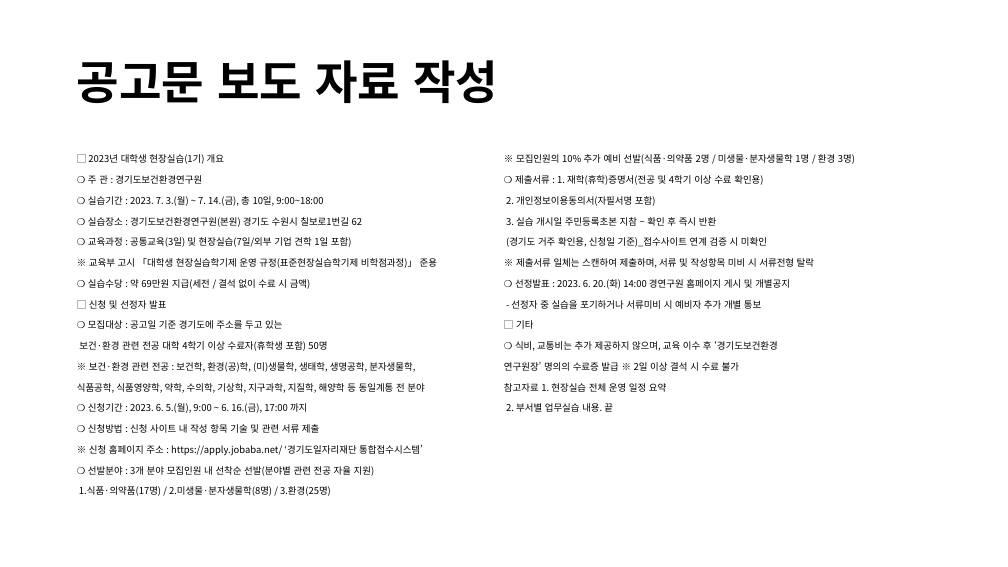
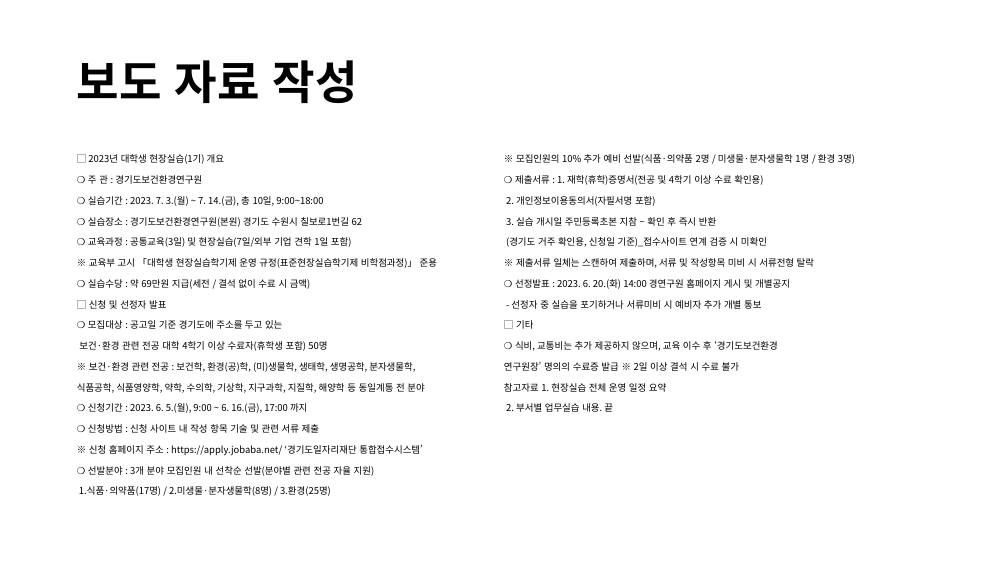
Before and after one commit to lolsaless/Python, a slide deck: slide 71 of 프롬프트 실습.pptx (slide 60 before the commit). Drawn at 1008x567 pixels with LibreOffice and Linux fonts; fonts in the diff are those of the drawing. Boxes give left, top, right and bottom in pixels: in the first picture for what was removed or moved away, otherwise in the second. Text is boxed around its words. In the diff, an @@ line names an element or a change of style, - is before the commit and + after.

```diff
--- a/프롬프트 실습.pptx
+++ b/프롬프트 실습.pptx
@@ title at (x1=77, y1=60, x2=358, y2=103): text changed @@
-공고문 보도 자료 작성
+보도 자료 작성
```
Also in this commit, not shown: 21 other slides changed, 19 slides added, 2 slides removed.
